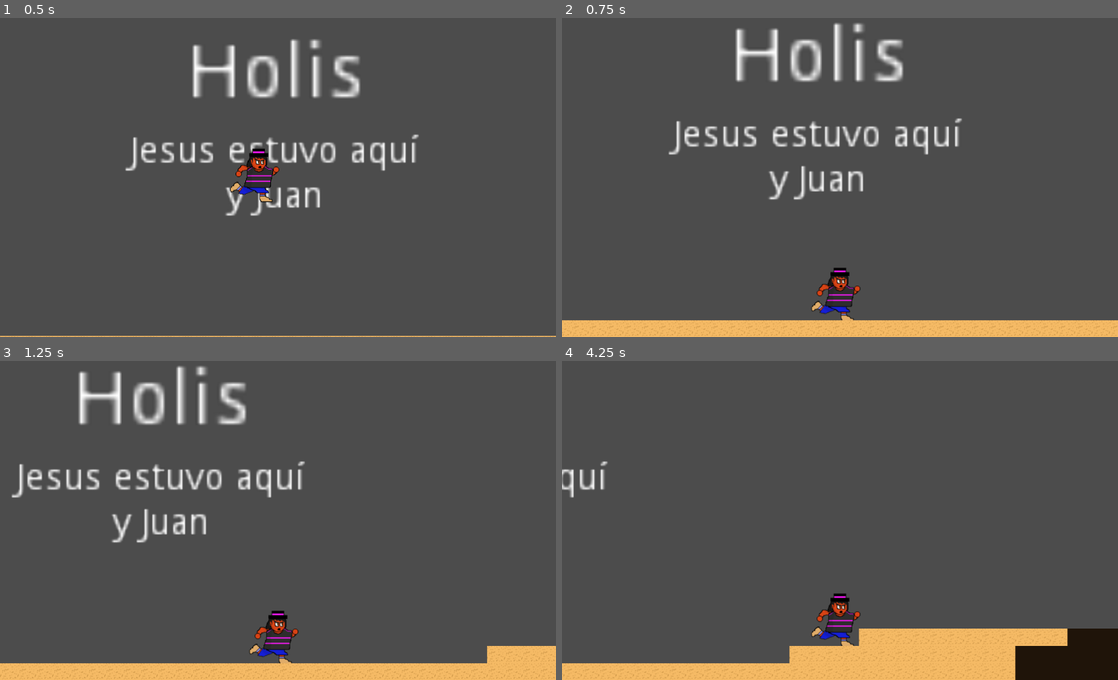
Above: before the commit, frames 1-4 (two rows, left to right).
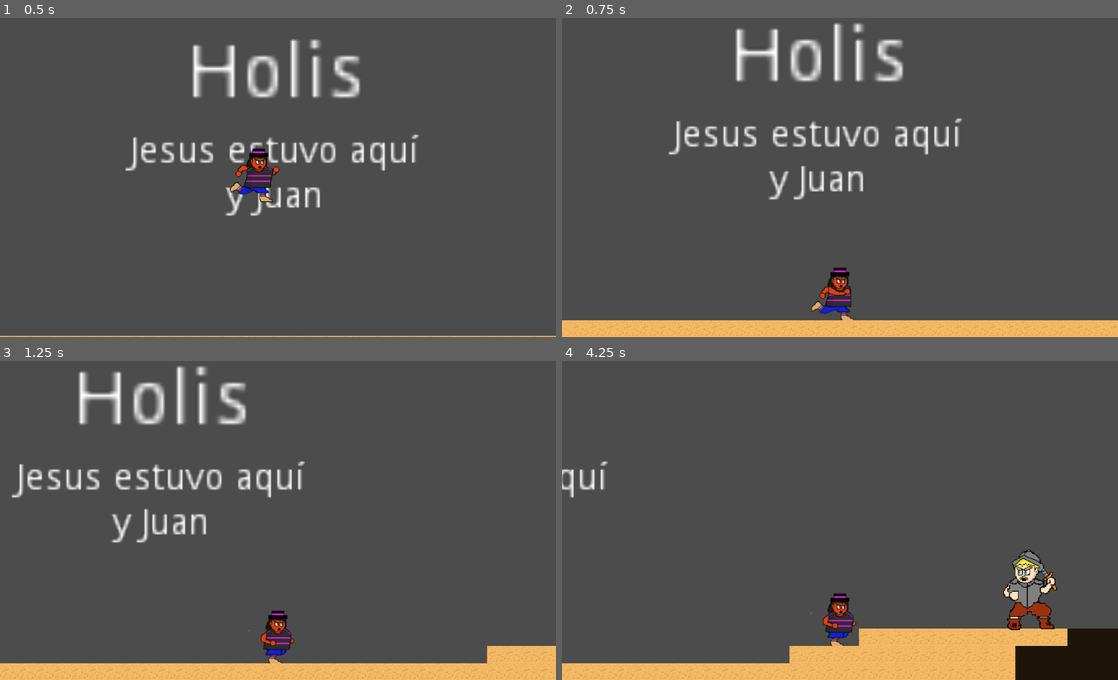
Above: after the commit, the same moments.

Repository: baiest/Minga_Survivor
Game: Godot game, scene res://scenes/Main.tscn
Same seed, same stepped clock (60 frames per second), same inputs: the game is played once before the commit and once after it.
Inputs:
- Up to frame 1 (0.5 s): no input
- Up to frame 2 (0.75 s): hold Right (ui_right) from 0.53 s (still down)
- Up to frame 3 (1.25 s): keep holding Right (ui_right); tap Up (ui_up) at 0.77 s
- Up to frame 4 (4.25 s): tap Up (ui_up) at 1.52, 3.02, 3.77 s; release Right (ui_right) at 2.03 s; hold Left (ui_left) 2.03-2.78 s; hold Right (ui_right) from 2.78 s (still down)

Frame 1 is identical in both runs. In frame 2, 0.2% of the frame differs, in the area x 45-54%, y 83-92%; in frame 3, 0.3%; in frame 4, 1.7%, in the area x 44-90%, y 59-90%.

Commit message:
enemigo agregado

Diff:
--- /dev/null
+++ b/scenes/Enemigo.gd
@@ -0,0 +1,46 @@
+extends KinematicBody2D
+
+# Called when the node enters the scene tree for the first time.
+var Gravedad = 2500
+var Velocidad = Vector2()
+var correr = 10000
+onready var player = get_parent().get_node("Player")
+var distancia = 300
+var movcont = 0
+var ataque = true
+
+var dist = 0
+var dir = 0
+func _ready():
+	pass # Replace with function body.
+
+#Animacion del enemigo de espera y ataque cuando se acerque el jugador
+func animacion():
+	pass
+
+# Called every frame. 'delta' is the elapsed time since the previous frame.
+func _physics_process(delta):
+	Velocidad.y += Gravedad * delta
+
+	dist = player.global_position.distance_to($Atacar.global_position)
+	dir = player.global_position.x - $Atacar.global_position.x
+
+
+	if dist<distancia:
+		$Atacar.play("atacar")
+		if ataque:
+			$PrimerSalto.play("salto")
+			ataque = false
+		movcont = dir
+	else:
+		$Atacar.play("esperar")
+
+	#Cambio de colision
+	if $Atacar.frame == 2:
+		$Normal.disabled =true
+		$CollisionAtaque.disabled = false
+	else:
+		$Normal.disabled =false
+		$CollisionAtaque.disabled = true
+	move_and_slide(Vector2(movcont, 1).normalized() * correr * delta)
+	Velocidad = move_and_slide(Velocidad, Vector2(0,-1))
--- a/scenes/Main.tscn
+++ b/scenes/Main.tscn
@@ -7,22 +7,62 @@
 [ext_resource path="res://sonidos/ritmo.ogg" type="AudioStream" id=5]
 [ext_resource path="res://sprites/Player/Misak/pixil-frame-1.png" type="Texture" id=6]
 [ext_resource path="res://sprites/Player/Misak/pixil-frame-3.png" type="Texture" id=7]
+[ext_resource path="res://scenes/Enemigo.gd" type="Script" id=8]
+[ext_resource path="res://sprites/Enemigo/3.png" type="Texture" id=9]
+[ext_resource path="res://sprites/Enemigo/5.png" type="Texture" id=10]
+[ext_resource path="res://sprites/Enemigo/2.png" type="Texture" id=11]
+[ext_resource path="res://sprites/Enemigo/1.png" type="Texture" id=12]
+[ext_resource path="res://sprites/Enemigo/4.png" type="Texture" id=13]
 
-[sub_resource type="SpriteFrames" id=1]
+[sub_resource type="SpriteFrames" id=6]
 animations = [ {
 "frames": [ ExtResource( 1 ), ExtResource( 6 ), ExtResource( 7 ) ],
 "loop": true,
 "name": "correr",
-"speed": 5.0
+"speed": 15.0
 } ]
 
 [sub_resource type="RectangleShape2D" id=2]
 extents = Vector2( 20, 16 )
 
+[sub_resource type="RectangleShape2D" id=4]
+extents = Vector2( 40, 72 )
+
+[sub_resource type="SpriteFrames" id=5]
+animations = [ {
+"frames": [ ExtResource( 9 ), ExtResource( 13 ), ExtResource( 10 ) ],
+"loop": true,
+"name": "atacar",
+"speed": 5.0
+}, {
+"frames": [ ExtResource( 12 ), ExtResource( 11 ) ],
+"loop": true,
+"name": "esperar",
+"speed": 5.0
+} ]
+
+[sub_resource type="Animation" id=7]
+resource_name = "salto"
+tracks/0/type = "value"
+tracks/0/path = NodePath(".:position")
+tracks/0/interp = 1
+tracks/0/loop_wrap = true
+tracks/0/imported = false
+tracks/0/enabled = true
+tracks/0/keys = {
+"times": PoolRealArray( 0, 0.3, 0.6 ),
+"transitions": PoolRealArray( 1, 1, 1 ),
+"update": 3,
+"values": [ Vector2( 1536, 520 ), Vector2( 1432, 400 ), Vector2( 1360, 520 ) ]
+}
+
 [sub_resource type="RectangleShape2D" id=3]
 extents = Vector2( 127.823, 15.6237 )
 
 [node name="Main" type="Node2D"]
+__meta__ = {
+"_edit_horizontal_guides_": [  ]
+}
 
 [node name="Ambiente" type="AudioStreamPlayer2D" parent="."]
 stream = ExtResource( 4 )
@@ -65,7 +105,7 @@
 }
 
 [node name="Correr" type="AnimatedSprite" parent="Player"]
-frames = SubResource( 1 )
+frames = SubResource( 6 )
 animation = "correr"
 
 [node name="CollisionShape2D" type="CollisionShape2D" parent="Player"]
@@ -78,6 +118,32 @@
 current = true
 limit_left = 0
 limit_bottom = 700
+
+[node name="Enemigo" type="KinematicBody2D" parent="."]
+position = Vector2( 1536, 520 )
+z_index = 1
+script = ExtResource( 8 )
+__meta__ = {
+"_edit_group_": true
+}
+
+[node name="Normal" type="CollisionShape2D" parent="Enemigo"]
+position = Vector2( -8, 8 )
+shape = SubResource( 4 )
+
+[node name="Atacar" type="AnimatedSprite" parent="Enemigo"]
+position = Vector2( 0, 8 )
+scale = Vector2( -0.05, 0.05 )
+frames = SubResource( 5 )
+animation = "esperar"
+
+[node name="CollisionAtaque" type="CollisionPolygon2D" parent="Enemigo"]
+visible = false
+polygon = PoolVector2Array( -8, -64, 72, 8, 72, 56, 64, 64, 24, 40, 32, 88, 16, 88, -72, 88, -56, 56, -56, 32, -48, 24, -48, -16, -32, -56 )
+disabled = true
+
+[node name="PrimerSalto" type="AnimationPlayer" parent="Enemigo"]
+anims/salto = SubResource( 7 )
 
 [node name="pared" type="StaticBody2D" parent="."]
 position = Vector2( -16, 520 )
--- a/scripts/script_player.gd
+++ b/scripts/script_player.gd
@@ -34,13 +34,19 @@
 
 
 # Condicion si el jugador se sale del escenario
-func die():
+func die(delta):
 	if ($".".global_position.y > 700):
 		$".".global_position = Vector2(475, 40)
+
+	var collision = move_and_collide(Vector2() * delta)
+	if collision:
+		if collision.collider.name == "Enemigo":
+			$".".global_position = Vector2(475, 40)
+			print("Moriste")
 
 
 func _physics_process(delta):
 	Velocidad.y += Gravedad * delta
 	get_imput()
-	die()
+	die(delta)
 	Velocidad = move_and_slide(Velocidad, Vector2(0,-1))
Not shown: 1 places in scenes/Main.tscn that only renumber resources
Binary file added: sprites/Enemigo/1.png
Not shown, added: sprites/Enemigo/1.png.import
Binary file added: sprites/Enemigo/2.png
Not shown, added: sprites/Enemigo/2.png.import
Binary file added: sprites/Enemigo/3.png
Not shown, added: sprites/Enemigo/3.png.import
Binary file added: sprites/Enemigo/4.png
Not shown, added: sprites/Enemigo/4.png.import
Binary file added: sprites/Enemigo/5.png
Not shown, added: sprites/Enemigo/5.png.import
Binary file added: sprites/Player/Misak/pixil-frame-0 (2).png
(and 2 more such lines)
